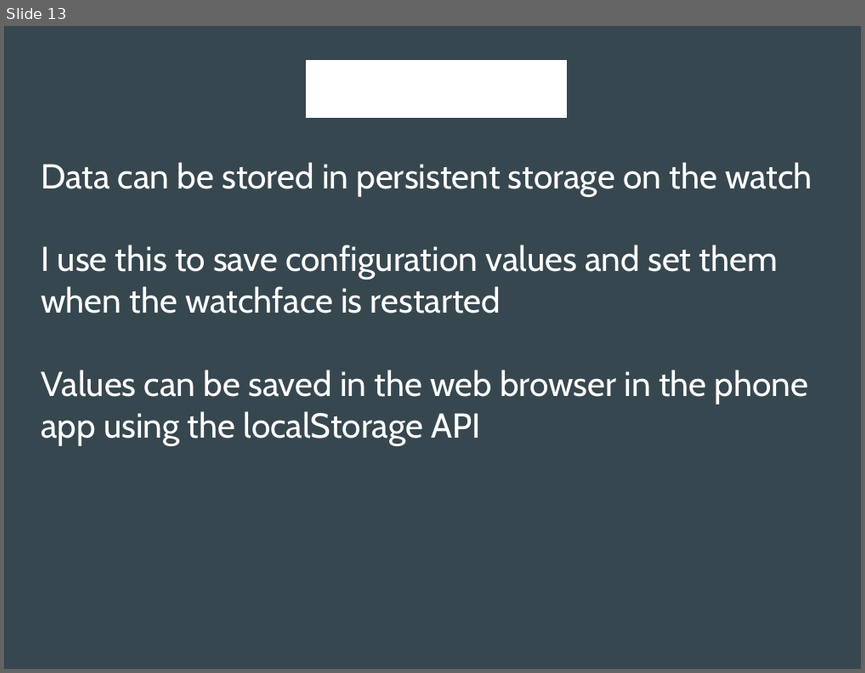
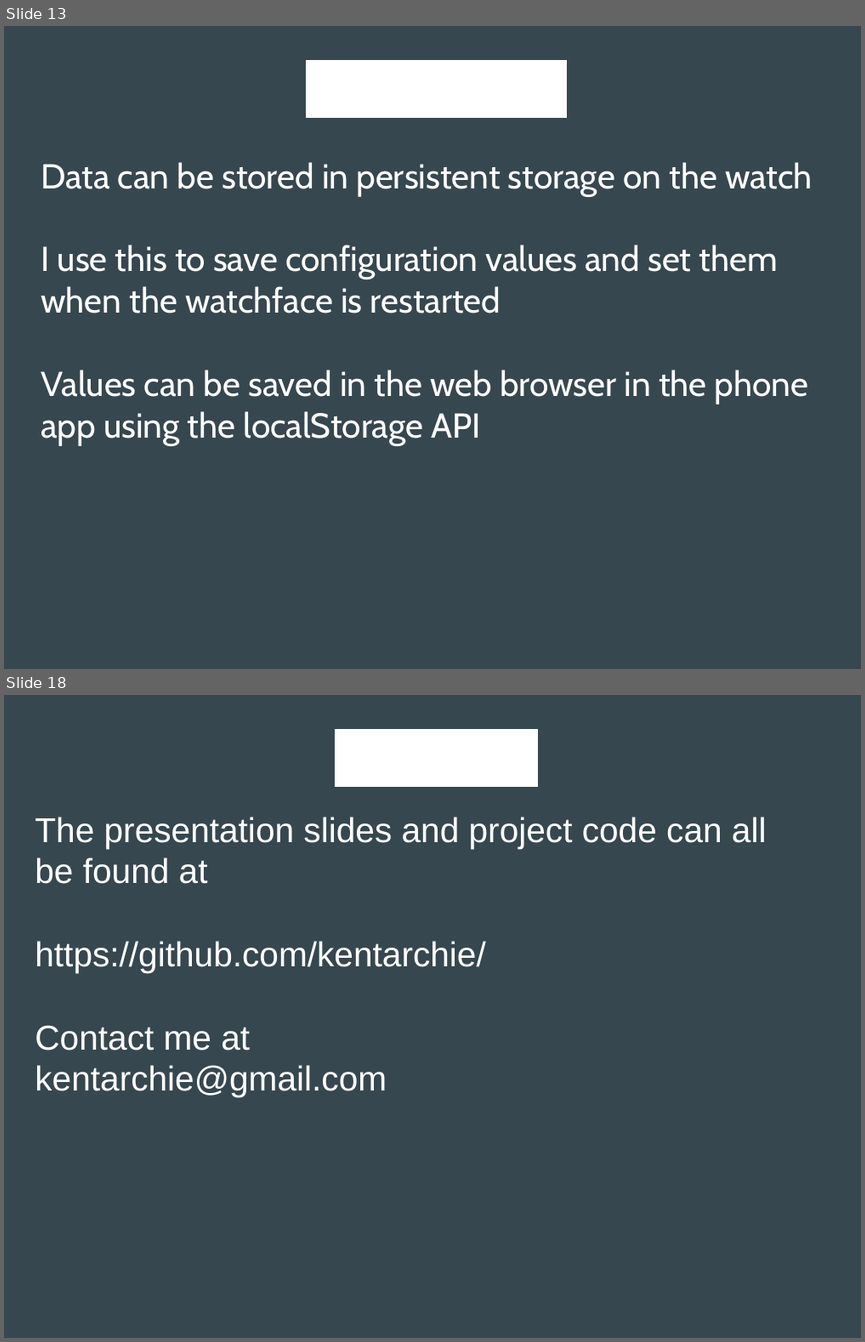
Before and after one commit to kentarchie/PebbleUniforumTalk, a slide deck: PebbleDevTalk.odp. Shown one above the other, each under a label of ours: slide 13 before the commit, slides 13 and 18 after it; the slides between them are not shown. The pictures are 865x673 and 865x1342 pixels, drawn with LibreOffice and Linux fonts; fonts in the diff are those of the drawing. Boxes give left, top, right and bottom in pixels: in the first picture for what was removed or moved away, otherwise in the second. Text is boxed around its words. In the diff, an @@ line names an element or a change of style, - is before the commit and + after.

```diff
--- a/PebbleDevTalk.odp
+++ b/PebbleDevTalk.odp
@@ slide 18 added at [4,695,861,1338], background #37474F @@
@@ title added at [335,730,537,788], 44 pt, text #FFFFFF @@
+Resources
@@ text added at [35,817,766,1097], 32 pt, text #FFFFFF @@
+The presentation slides and project code can all be found at
+https://github.com/kentarchie/
+Contact me at
+kentarchie@gmail.com
```
Also in this commit, not shown: 1 slide changed, 3 other slides added.
